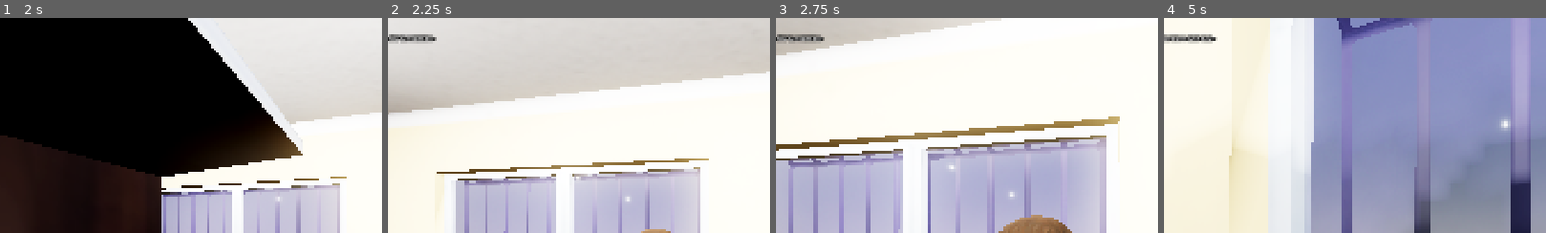
Above: before the commit, frames 1-4 (left to right).
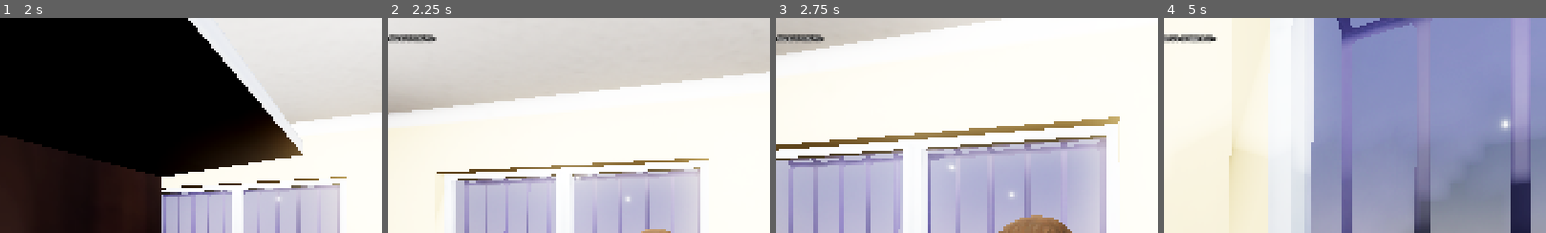
Above: after the commit, the same moments.

Repository: takanazwa5/ProjektMonopolowy
Game: Godot game, scene res://scenes/game/game.tscn
The game is run twice, just before and just after one commit, with the same random seed, the same clock (stepped at 60 frames per second) and the same inputs.
Inputs (mouse positions are % of the whole screen's width and height, from its top left):
- Up to frame 1 (2 s): tap Enter at 0.5 s; move the mouse to (55, 50) at 0.52 s; hold E (interact) 0.53-1.28 s; hold W (walk_forward) from 0.53 s (still down); click (55, 50) at 0.67 s; move the mouse to (45, 50) at 1.27 s; tap Ctrl (crouch) at 1.35 s; tap E (interact) at 1.55 s
- Up to frame 2 (2.25 s): keep holding W (walk_forward); move the mouse to (52, 48) at 2.02 s; hold G (drop_item) from 2.03 s (still down)
- Up to frame 3 (2.75 s): keep holding W (walk_forward); keep holding G (drop_item); tap E (interact) at 2.3 s
- Up to frame 4 (5 s): keep holding W (walk_forward); move the mouse to (49, 52) at 2.77 s; release G (drop_item) at 2.78 s; tap E (interact) at 2.85, 4.55 s; click (49, 52) at 2.92 s; move the mouse to (57, 51) at 3.52 s; hold E (interact) 3.53-4.28 s; move the mouse to (42, 49) at 4.27 s; tap Ctrl (crouch) at 4.35 s
The pictures show only the part of the screen within x 14-64%, y 0-50%; the shares and areas given below are measured in that part.

Frame 1 is identical in both runs. In frame 2, less than 0.1% of the frame differs, in the area x 2-11%, y 7-11%; in frame 3, less than 0.1%; in frame 4, 0.2%, in the area x 2-13%, y 7-12%.

Commit message:
Add item type handling and placement targets to counter
Introduced item type enum and type property to items, and updated the counter logic to place items at specific target positions based on their type (SZLUGI, PIWO, MISC). Updated scene files to include target markers for each item type and set the type property for relevant items. This allows for organized placement and limits per item type on the counter.

Diff:
--- a/features/counter/counter.gd
+++ b/features/counter/counter.gd
@@ -4,7 +4,14 @@
 signal item_placed(item: Item)
 
 
-@onready var next_item_pos: Marker3D = %NextItemPos
+var _szlugi_counter: int = 0
+var _piwo_counter: int = 0
+var _misc_counter: int = 0
+
+
+@onready var szlugi_targets: Array[Node] = %SzlugiTargets.get_children()
+@onready var piwo_targets: Array[Node] = %PiwoTargets.get_children()
+@onready var misc_targets: Array[Node] = %MiscTargets.get_children()
 @onready var items: Node = %Items
 
 
@@ -16,16 +23,36 @@
 
 func interact(event: InputEvent) -> void:
 
-	if not event.is_action_pressed(&"interact"):
+	if not event.is_action_pressed(&"interact"): return
+	var item: Item = GameManager.player.item_rig.current_item
+	var target: Marker3D
+	if item.type == Item.Type.SZLUGI:
 
-		return
+		if _szlugi_counter >= 5: return
+		target = szlugi_targets[_szlugi_counter]
+		_szlugi_counter += 1
 
-	var item: Item = GameManager.player.item_rig.current_item
-	var tween: Tween = create_tween().set_trans(Tween.TRANS_CUBIC)
-	tween.tween_property(item, ^"global_transform", next_item_pos.global_transform, 0.25)
+	elif item.type == Item.Type.PIWO:
+
+		if _piwo_counter >= 5: return
+		target = piwo_targets[_piwo_counter]
+		_piwo_counter += 1
+
+	else:
+
+		if _misc_counter >= 5: return
+		target = misc_targets[_misc_counter]
+		_misc_counter += 1
+
+	var tween: Tween = create_tween().set_trans(Tween.TRANS_CUBIC).set_parallel()
+	tween.tween_property(item, ^"global_transform", target.global_transform, 0.25)
+	tween.tween_property(item, ^"rotation_degrees:y", randf_range(-180.0, 180.0), 0.25)
+	if item.type == Item.Type.SZLUGI:
+
+		tween.tween_property(item, ^"rotation_degrees:x", item.rotation_degrees.x + 90.0, 0.25)
+
 	item.reparent(items)
 	item.can_interact = false
-	next_item_pos.position.x -= 0.1
 	item_placed.emit(item)
 
 
@@ -34,6 +61,10 @@
 	for child: Node in items.get_children():
 
 		child.queue_free()
+
+	_szlugi_counter = 0
+	_piwo_counter = 0
+	_misc_counter = 0
 
 
 func _on_item_entered_rig() -> void:
--- a/features/counter/counter.tscn
+++ b/features/counter/counter.tscn
@@ -15,9 +15,59 @@
 [node name="CollisionShape3D" type="CollisionShape3D" parent="."]
 shape = SubResource("ConcavePolygonShape3D_n5wx4")
 
-[node name="NextItemPos" type="Marker3D" parent="."]
-unique_name_in_owner = true
-transform = Transform3D(1, 0, 0, 0, 1, 0, 0, 0, 1, -0.163185, 1.03583, 0)
-
 [node name="Items" type="Node" parent="."]
 unique_name_in_owner = true
+
+[node name="SzlugiTargets" type="Node3D" parent="."]
+unique_name_in_owner = true
+
+[node name="SzlugiTarget" type="Marker3D" parent="SzlugiTargets"]
+transform = Transform3D(1, 0, 0, 0, 1, 0, 0, 0, 1, -0.0722618, 1, 0.0381276)
+
+[node name="SzlugiTarget2" type="Marker3D" parent="SzlugiTargets"]
+transform = Transform3D(1, 0, 0, 0, 1, 0, 0, 0, 1, -0.135919, 1, -0.0341322)
+
+[node name="SzlugiTarget3" type="Marker3D" parent="SzlugiTargets"]
+transform = Transform3D(1, 0, 0, 0, 1, 0, 0, 0, 1, -0.17549, 1, 0.110388)
+
+[node name="SzlugiTarget4" type="Marker3D" parent="SzlugiTargets"]
+transform = Transform3D(1, 0, 0, 0, 1, 0, 0, 0, 1, -0.00688392, 1, -0.0943488)
+
+[node name="SzlugiTarget5" type="Marker3D" parent="SzlugiTargets"]
+transform = Transform3D(1, 0, 0, 0, 1, 0, 0, 0, 1, 0.0314564, 1, 0.129099)
+
+[node name="PiwoTargets" type="Node3D" parent="."]
+unique_name_in_owner = true
+
+[node name="PiwoTarget" type="Marker3D" parent="PiwoTargets"]
+transform = Transform3D(0.381216, 0, -0.924486, 0, 1, 0, 0.924486, 0, 0.381216, -0.435301, 1, 0.0325825)
+
+[node name="PiwoTarget2" type="Marker3D" parent="PiwoTargets"]
+transform = Transform3D(0.381216, 0, -0.924486, 0, 1, 0, 0.924486, 0, 0.381216, -0.392765, 1, -0.0538146)
+
+[node name="PiwoTarget3" type="Marker3D" parent="PiwoTargets"]
+transform = Transform3D(0.381216, 0, -0.924486, 0, 1, 0, 0.924486, 0, 0.381216, -0.541456, 1, -0.0353041)
+
+[node name="PiwoTarget4" type="Marker3D" parent="PiwoTargets"]
+transform = Transform3D(0.381216, 0, -0.924486, 0, 1, 0, 0.924486, 0, 0.381216, -0.287905, 1, 0.0425213)
+
+[node name="PiwoTarget5" type="Marker3D" parent="PiwoTargets"]
+transform = Transform3D(0.381216, 0, -0.924486, 0, 1, 0, 0.924486, 0, 0.381216, -0.479864, 1, 0.163148)
+
+[node name="MiscTargets" type="Node3D" parent="."]
+unique_name_in_owner = true
+
+[node name="MiscTarget" type="Marker3D" parent="MiscTargets"]
+transform = Transform3D(-0.99403, 0, -0.10911, 0, 1, 0, 0.10911, 0, -0.99403, -0.774992, 1, 0.021527)
+
+[node name="MiscTarget2" type="Marker3D" parent="MiscTargets"]
+transform = Transform3D(-0.99403, 0, -0.10911, 0, 1, 0, 0.10911, 0, -0.99403, -0.70383, 1, 0.0864099)
+
+[node name="MiscTarget3" type="Marker3D" parent="MiscTargets"]
+transform = Transform3D(-0.99403, 0, -0.10911, 0, 1, 0, 0.10911, 0, -0.99403, -0.680264, 1, -0.0615646)
+
+[node name="MiscTarget4" type="Marker3D" parent="MiscTargets"]
+transform = Transform3D(-0.99403, 0, -0.10911, 0, 1, 0, 0.10911, 0, -0.99403, -0.825525, 1, 0.160346)
+
+[node name="MiscTarget5" type="Marker3D" parent="MiscTargets"]
+transform = Transform3D(-0.99403, 0, -0.10911, 0, 1, 0, 0.10911, 0, -0.99403, -0.888017, 1, -0.0575848)
--- a/features/interactable/items/beer/beer_bobr_bottle.tscn
+++ b/features/interactable/items/beer/beer_bobr_bottle.tscn
@@ -11,6 +11,7 @@
 script = ExtResource("1_ek8a4")
 preview_zoom = -0.28
 item_name = "BobrButla"
+type = 1
 
 [node name="BobrBottle" parent="." instance=ExtResource("1_qbuq5")]
 transform = Transform3D(1, 0, 0, 0, 1, 0, 0, 0, 1, 0, -0.148823, 0)
--- a/features/interactable/items/item.gd
+++ b/features/interactable/items/item.gd
@@ -1,8 +1,12 @@
 class_name Item extends Interactable
+
+
+enum Type {SZLUGI, PIWO, MISC}
 
 
 @export_range(-1.0, -0.15, 0.01) var preview_zoom: float = -0.15
 @export var item_name: String = ""
+@export var type: Type = Type.MISC
 
 
 static var _names: PackedStringArray = []
--- a/features/interactable/items/papierzosy/papierzosy.tscn
+++ b/features/interactable/items/papierzosy/papierzosy.tscn
@@ -9,6 +9,7 @@
 [node name="Papierzosy" type="StaticBody3D"]
 collision_layer = 4
 script = ExtResource("1_285m2")
+type = 0
 
 [node name="papierzosy256" parent="." instance=ExtResource("1_3k45l")]
 transform = Transform3D(-4.37114e-08, 0, -1, 0, 1, 0, 1, 0, -4.37114e-08, 0, 0, 0)
